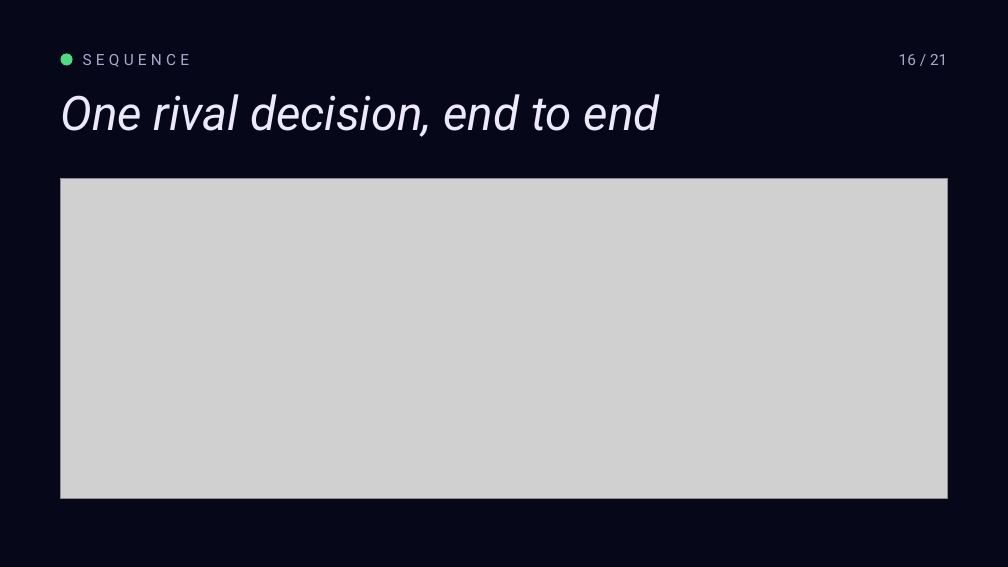
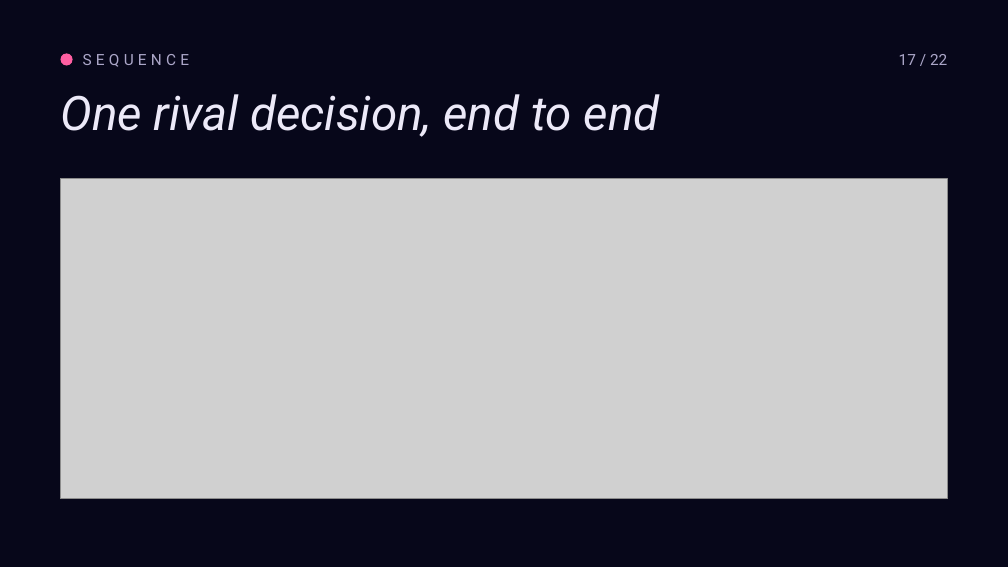
Before and after one commit to roryp/racing, a slide deck: slide 17 of docs/luna-gp-deck.pptx (slide 16 before the commit). Drawn at 1008x567 pixels with LibreOffice and Linux fonts; fonts in the diff are those of the drawing; grey boxes stand for pictures. Boxes give left, top, right and bottom in pixels: in the first picture for what was removed or moved away, otherwise in the second. Text is boxed around its words. In the diff, an @@ line names an element or a change of style, - is before the commit and + after.

```diff
--- a/docs/luna-gp-deck.pptx
+++ b/docs/luna-gp-deck.pptx
@@ ellipse at (60,53,73,66): fill #4ADE80 to #FF5FA2 @@
@@ text at (899,54,947,65): text changed @@
-16 / 21
+17 / 22
```
Also in this commit, not shown: 14 other slides changed, 3 slides added, 2 slides removed, 2 other files.
